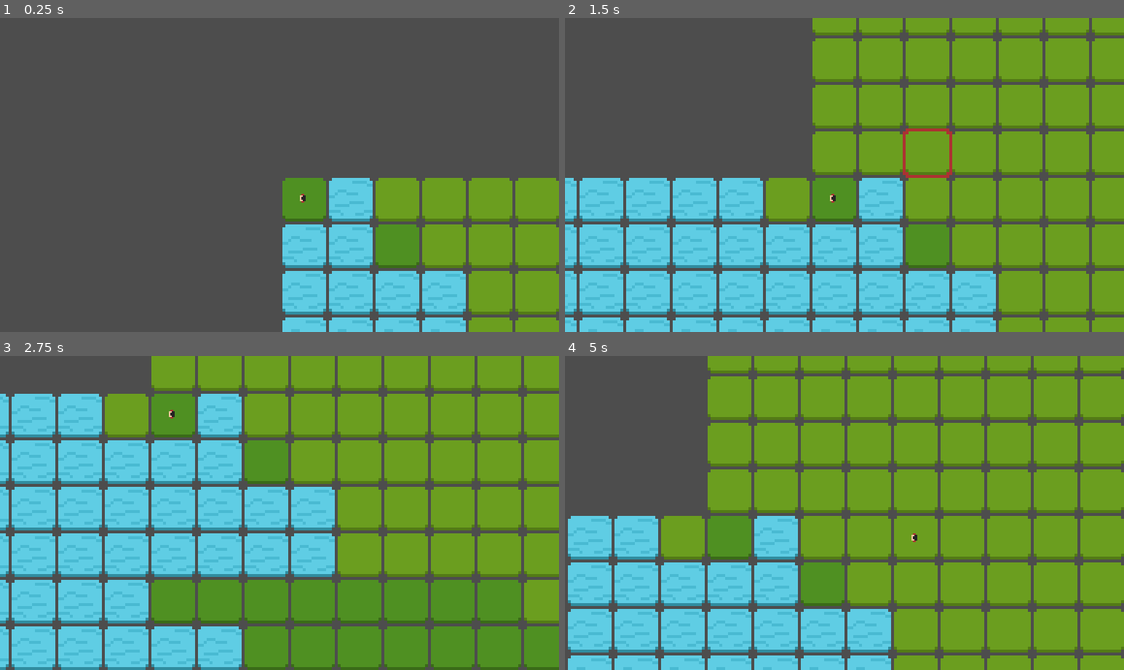
Above: before the commit, frames 1-4 (two rows, left to right).
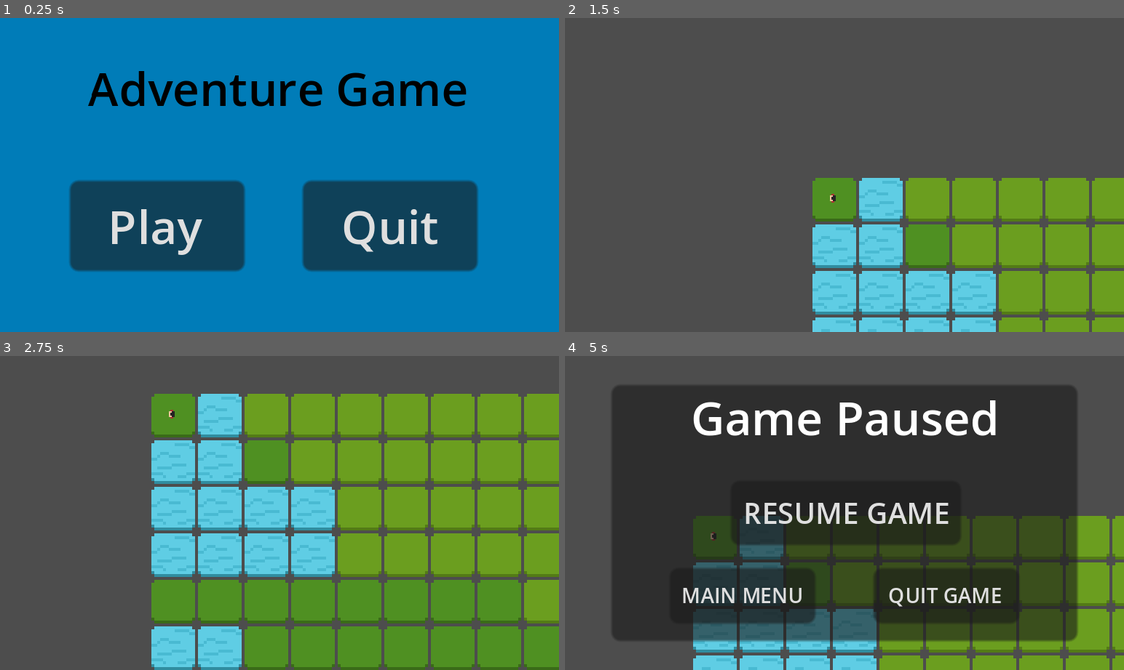
Above: after the commit, the same moments.

Repository: Tiboaa/AdventureGame
Game: Godot game, scene res://MainMenu/main_menu.tscn
Same seed, same stepped clock (60 frames per second), same inputs: the game is played once before the commit and once after it. Before the commit the project starts from res://World/world_test.tscn.
Inputs (mouse positions are in pixels of both pictures, inside the frame that each line leads up to):
- Up to frame 1 (0.25 s): no input
- Up to frame 2 (1.5 s): click (721, 225) at 0.5 s, where only the run after the commit has a clickable "Play"; tap Enter at 1.25 s; move the mouse to (967, 159) at 1.27 s; hold D (right) from 1.28 s (still down); click (967, 159) at 1.35 s
- Up to frame 3 (2.75 s): right-click (402, 497) at 1.55 s; move the mouse to (167, 528) at 2.02 s; release D (right) at 2.03 s; hold S (down) from 2.03 s (still down); right-click (167, 528) at 2.1 s; click (167, 528) at 2.3 s
- Up to frame 4 (5 s): move the mouse to (900, 443) at 2.77 s; release S (down) at 2.78 s; hold D (right) 2.78-3.53 s; click (900, 443) at 2.85 s; right-click (900, 443) at 3.05 s; move the mouse to (816, 575) at 3.52 s; hold W (up) 3.53-4.28 s; right-click (816, 575) at 3.6 s; click (816, 575) at 3.8 s; move the mouse to (1012, 560) at 4.27 s; hold A (left) from 4.28 s (still down); click (1012, 560) at 4.35 s; right-click (1012, 560) at 4.55 s; tap Escape (esc, bound only after the commit) at 4.9 s

The runs differ from the first frame. In frame 1, 100% of the frame differs, in the area x 0-100%, y 0-100%; in frame 2, 43%; in frame 3, 28%; in frame 4, 83%.

Commit message:
tile_info_added

Diff:
--- /dev/null
+++ b/Characters/GUI/gui.tscn
@@ -0,0 +1,80 @@
+[gd_scene format=3 uid="uid://baeyksryn2utx"]
+
+[node name="GUI" type="Control"]
+layout_mode = 3
+anchors_preset = 15
+anchor_right = 1.0
+anchor_bottom = 1.0
+grow_horizontal = 2
+grow_vertical = 2
+
+[node name="Pause" type="Panel" parent="."]
+process_mode = 2
+layout_mode = 1
+anchors_preset = 8
+anchor_left = 0.5
+anchor_top = 0.5
+anchor_right = 0.5
+anchor_bottom = 0.5
+offset_left = -80.0
+offset_top = -44.0
+offset_right = 80.0
+offset_bottom = 44.0
+grow_horizontal = 2
+grow_vertical = 2
+
+[node name="Label" type="Label" parent="Pause"]
+layout_mode = 1
+anchors_preset = 5
+anchor_left = 0.5
+anchor_right = 0.5
+offset_left = -20.0
+offset_right = 20.0
+offset_bottom = 23.0
+grow_horizontal = 2
+text = "Game Paused"
+
+[node name="ResumeTemp" type="Button" parent="Pause"]
+layout_mode = 1
+anchors_preset = 8
+anchor_left = 0.5
+anchor_top = 0.5
+anchor_right = 0.5
+anchor_bottom = 0.5
+offset_left = -39.5
+offset_top = -11.0
+offset_right = 39.5
+offset_bottom = 11.0
+grow_horizontal = 2
+grow_vertical = 2
+theme_override_font_sizes/font_size = 10
+text = "RESUME GAME"
+
+[node name="MainMenuTemp" type="Button" parent="Pause"]
+layout_mode = 1
+anchors_preset = 2
+anchor_top = 1.0
+anchor_bottom = 1.0
+offset_left = 20.0
+offset_top = -25.0
+offset_right = 70.0
+offset_bottom = -6.0
+grow_vertical = 0
+theme_override_font_sizes/font_size = 7
+text = "MAIN MENU"
+
+[node name="QuitTemp" type="Button" parent="Pause"]
+layout_mode = 1
+anchors_preset = 3
+anchor_left = 1.0
+anchor_top = 1.0
+anchor_right = 1.0
+anchor_bottom = 1.0
+offset_left = -70.0
+offset_top = -25.0
+offset_right = -20.0
+offset_bottom = -6.0
+grow_horizontal = 0
+grow_vertical = 0
+theme_override_font_sizes/font_size = 7
+text = "QUIT GAME"
--- a/Characters/character.gd
+++ b/Characters/character.gd
@@ -1,11 +1,13 @@
 extends CharacterBody2D
 
+@onready var tile_info = "res://Utility/tile_info_db.gd"
 
 const CHUNK = 16
 @export var base_movement_wallet = 6
 
 signal is_moving(moving)
 signal character_postion(character_pos)
+
 
 var past_position
 var click_position = Vector2(0, 0)
@@ -33,28 +35,30 @@
 		if tile_type == Vector2i(5, 5):
 			emit_signal("is_moving", false)
 			return
-		#if tile_type == Vector2i(-1,-1):
-			#emit_signal("character_postion", pos)
 
-		#emit_signal("character_postion", pos)
 		past_position = pos
-	var movement_cost = global_position-pos
+	var anim_mov_cost = global_position-pos
 	#print(movement_cost)
-	while movement_cost.x < 0:
-		global_position.x += 0.5
-		movement_cost.x += 0.5
-		await get_tree().create_timer(0.01).timeout
-	while movement_cost.x > 0:
-		global_position.x -= 0.5
-		movement_cost.x -= 0.5
-		await get_tree().create_timer(0.01).timeout
-	while movement_cost.y < 0:
-		global_position.y += 0.5
-		movement_cost.y += 0.5
-		await get_tree().create_timer(0.01).timeout
-	while movement_cost.y > 0:
-		global_position.y -= 0.5
-		movement_cost.y -= 0.5
-		await get_tree().create_timer(0.01).timeout
+	if movement_wallet > 0:
+		while anim_mov_cost.x < 0:
+			global_position.x += 0.5
+			anim_mov_cost.x += 0.5
+			await get_tree().create_timer(0.01).timeout
+		while anim_mov_cost.x > 0:
+			global_position.x -= 0.5
+			anim_mov_cost.x -= 0.5
+			await get_tree().create_timer(0.01).timeout
+		while anim_mov_cost.y < 0:
+			global_position.y += 0.5
+			anim_mov_cost.y += 0.5
+			await get_tree().create_timer(0.01).timeout
+		while anim_mov_cost.y > 0:
+			global_position.y -= 0.5
+			anim_mov_cost.y -= 0.5
+			await get_tree().create_timer(0.01).timeout
 	emit_signal("is_moving", false)
 	#global_position = pos
+
+
+func get_tiles_between_target(past_tile, new_tile):
+	pass
--- a/MainMenu/main_menu.gd
+++ b/MainMenu/main_menu.gd
@@ -2,9 +2,21 @@
 
 @onready var bg = $Background
 
+var game_scene = "res://World/world_test.tscn"
 
 func _ready():
+	get_tree().paused = false
+
 	#Background
 	bg.layout_mode = PRESET_FULL_RECT
 	bg.size = get_viewport_rect().size
 	bg.color = Color("#007CB8")
+
+
+
+func _on_quit_pressed():
+	get_tree().quit()
+
+func _on_play_pressed():
+	var _game_scene = get_tree().change_scene_to_file(game_scene)
+	# game_start = get_tree().change_scene_to_file(game_scene) <- mi a különbség?
--- a/MainMenu/main_menu.tscn
+++ b/MainMenu/main_menu.tscn
@@ -54,3 +54,6 @@
 grow_horizontal = 0
 grow_vertical = 2
 text = "Quit"
+
+[connection signal="pressed" from="PlayTemporary" to="." method="_on_play_pressed"]
+[connection signal="pressed" from="QuitTemporary" to="." method="_on_quit_pressed"]
--- /dev/null
+++ b/Utility/tile_info_db.gd
@@ -0,0 +1,165 @@
+extends Node
+
+const tile_info = {
+	# GRASS LAND
+	Vector2(0, 0): {
+		"type": "land",
+		"height": "flat",
+		"biome": "grassland",
+		"vegetation": null,
+		"movement_cost": 1.0
+	},
+	Vector2(0, 1): {
+		"type": "land",
+		"height": "flat",
+		"biome": "grassland",
+		"vegetation": "tall_grass",
+		"movement_cost": 1.5
+	},
+	Vector2(0, 2): {
+		"type": "land",
+		"height": "flat",
+		"biome": "grassland",
+		"vegetation": "trees",
+		"movement_cost": 2.0
+	},
+	Vector2(0, 3): {
+		"type": "land",
+		"height": "mountain",
+		"biome": "grassland",
+		"vegetation": null,
+		"movement_cost": 4.0
+	},
+	Vector2(1, 0): {
+		"type": "land",
+		"height": "hill",
+		"biome": "grassland",
+		"vegetation": null,
+		"movement_cost": 2.0
+	},
+	Vector2(1, 1): {
+		"type": "land",
+		"height": "hill",
+		"biome": "grassland",
+		"vegetation": "tall_grass",
+		"movement_cost": 2.5
+	},
+	Vector2(1, 2): {
+		"type": "land",
+		"height": "hill",
+		"biome": "grassland",
+		"vegetation": "trees",
+		"movement_cost": 3.0
+	},
+
+	# SAVANNA
+	Vector2(2, 0): {
+		"type": "land",
+		"height": "flat",
+		"biome": "savanna",
+		"vegetation": null,
+		"movement_cost": 1.0
+	},
+	Vector2(2, 1): {
+		"type": "land",
+		"height": "flat",
+		"biome": "savanna",
+		"vegetation": "tall_grass",
+		"movement_cost": 1.5
+	},
+	Vector2(2, 2): {
+		"type": "land",
+		"height": "flat",
+		"biome": "savanna",
+		"vegetation": "trees",
+		"movement_cost": 2.0
+	},
+	Vector2(2, 3): {
+		"type": "land",
+		"height": "mountain",
+		"biome": "savanna",
+		"vegetation": null,
+		"movement_cost": 4.0
+	},
+	Vector2(3, 0): {
+		"type": "land",
+		"height": "hill",
+		"biome": "savanna",
+		"vegetation": null,
+		"movement_cost": 2.0
+	},
+	Vector2(3, 1): {
+		"type": "land",
+		"height": "hill",
+		"biome": "savanna",
+		"vegetation": "tall_grass",
+		"movement_cost": 2.5
+	},
+	Vector2(3, 2): {
+		"type": "land",
+		"height": "hill",
+		"biome": "savanna",
+		"vegetation": "trees",
+		"movement_cost": 3.0
+	},
+
+	# DESERT
+	Vector2(4, 0): {
+		"type": "land",
+		"height": "flat",
+		"biome": "desert",
+		"vegetation": null,
+		"movement_cost": 1.0
+	},
+	Vector2(4, 1): {
+		"type": "land",
+		"height": "flat",
+		"biome": "desert",
+		"vegetation": "tall_grass",
+		"movement_cost": 1.5
+	},
+	Vector2(4, 2): {
+		"type": "land",
+		"height": "flat",
+		"biome": "desert",
+		"vegetation": "trees",
+		"movement_cost": 2.0
+	},
+	Vector2(4, 3): {
+		"type": "land",
+		"height": "mountain",
+		"biome": "desert",
+		"vegetation": null,
+		"movement_cost": 4.0
+	},
+	Vector2(5, 0): {
+		"type": "land",
+		"height": "hill",
+		"biome": "desert",
+		"vegetation": null,
+		"movement_cost": 2.0
+	},
+	Vector2(5, 1): {
+		"type": "land",
+		"height": "hill",
+		"biome": "desert",
+		"vegetation": "tall_grass",
+		"movement_cost": 2.5
+	},
+	Vector2(5, 2): {
+		"type": "land",
+		"height": "hill",
+		"biome": "desert",
+		"vegetation": "trees",
+		"movement_cost": 3.0
+	},
+
+	# WATER
+	Vector2(5, 5): {
+		"type": "water",
+		"height": "below_sea_level",
+		"biome": "sea",
+		"vegetation": null,
+		"movement_cost": 9999.5
+	}
+}
--- a/World/chunk_map.gd
+++ b/World/chunk_map.gd
@@ -1,6 +1,6 @@
 extends TileMap
 
-
+@onready var tile_info = "res://Utility/tile_info_db.gd"
 
 var land_noise = FastNoiseLite.new()
 var height_noise = FastNoiseLite.new()
@@ -37,7 +37,7 @@
 	#print(tile_position)
 	if tile_position.x % 16 != 0:
 		tile_position.x = round_down_to_nearest_16(tile_position.x)
-		#print("pos x change: ", tile_position)
+		#("pos x change: ", tile_position)
 	if tile_position.y % 16 != 0:
 		tile_position.y = round_down_to_nearest_16(tile_position.y)
 		#print("pos y change: ", tile_position)
@@ -57,17 +57,17 @@
 	var grass = grass_noise.get_noise_2d(tile_pos.x + X, tile_pos.y + Y)
 	var trees = tree_noise.get_noise_2d(tile_pos.x + X, tile_pos.y + Y)
 
-	var biome_index = 0 # GRASS
+	var biome_index = 0 # GRASS_LAND
 	var vegetation_index = 0 # NOTHING
 
 	if land >= 0:
 		if biome > 0:
-			biome_index = 2 # STEPPE
+			biome_index = 2 # SAVANNA
 			if biome > 0.5:
 				biome_index = 4 # DESERT
 
 		if grass > 0.4:
-			vegetation_index = 1 # GRASS
+			vegetation_index = 1 # GRASS_LAND
 		if trees > 0.1:
 			vegetation_index = 2 # TREES --> TREES OVERWRITE GRASS RN ITS INTENDED --> FEATURE
 
@@ -83,6 +83,7 @@
 func check_tile_type(clicked_tile):
 	#var clicked_tile = map_to_local(clicked_pos)
 	#print(get_cell_atlas_coords(0, clicked_tile))
+	print(get_cell_atlas_coords(0, clicked_tile))
 	return get_cell_atlas_coords(0, clicked_tile)
 
 func round_down_to_nearest_16(n: int) -> int:
--- a/World/world_test.gd
+++ b/World/world_test.gd
@@ -1,34 +1,35 @@
 extends Node2D
 
-
-@onready var player = $Character
+@onready var player = $%Character
 @onready var chunk = $Chunk
 @onready var tile_ouline = $TileOutline
+@onready var pause = $%GUI/Pause
+@onready var tile_info = "res://Utility/tile_info_db.gd"
+
 var is_moving = false
 
 func _ready():
 	_on_character_character_postion(Vector2(8,8))
 
 func _process(delta):
+	if Input.is_action_just_pressed("right_click"):
+		pass
+
 	if Input.is_action_just_pressed("left_click") and not is_moving:
-		tile_ouline.visible = true
 		var clicked_global = get_global_mouse_position()
 		var clicked_tile = chunk.tile_map.local_to_map(clicked_global)
 		#print(clicked_tile)
 		tile_ouline.global_position  = chunk.tile_map.map_to_local(clicked_tile)
 		if chunk.tile_map.local_to_map(player.global_position) == clicked_tile:
 			print("player clicked")
-		else:
+			tile_ouline.visible = !tile_ouline.visible
+			return
+		if tile_ouline.visible == true:
 			var tile_type = chunk.tile_map.check_tile_type(clicked_tile)
 			player.move_there(tile_ouline.global_position, tile_type)
 			await get_tree().create_timer(0.3).timeout # TEMPORARY I NEED TO MOVE IT TO THE GIVEN POINT KINDA LIKE IN CIV6
-			#if tile_tpye == Vector2i(-1,-1):
-				#_on_character_character_postion(clicked_global)
-				#tile_tpye = chunk.tile_map.check_tile_type(clicked_tile)
-			#if tile_tpye != Vector2i(5,5):
-				#await get_tree().create_timer(0.3).timeout # TEMPORARY I NEED TO MOVE IT TO THE GIVEN POINT KINDA LIKE IN CIV6
-				#player.move_there(tile_ouline.global_position, tile_tpye)
-		tile_ouline.visible = false
+			tile_ouline.visible = false
+			return
 
 func _on_character_character_postion(character_pos):
 	#print('signal emmited:', character_pos, chunk)
@@ -36,3 +37,19 @@
 
 func _is_moving(moving):
 	is_moving = moving
+
+func _unhandled_input(event):
+	if Input.is_action_just_pressed("esc"):
+		if pause.visible == false:
+			pause.visible = true
+			get_tree().paused = true
+
+func _on_resume_pressed():
+	pause.visible = false
+	get_tree().paused = false
+
+func _on_main_menu_pressed():
+	get_tree().change_scene_to_file("res://MainMenu/main_menu.tscn")
+
+func _on_quit_pressed():
+	get_tree().quit()
--- a/World/world_test.tscn
+++ b/World/world_test.tscn
@@ -8,6 +8,7 @@
 [ext_resource type="Texture2D" uid="uid://ci03no8slavj3" path="res://Texture/TerrainSet.png" id="3_icl2g"]
 [ext_resource type="PackedScene" uid="uid://6cuokt3diicl" path="res://Characters/character.tscn" id="4_h47ne"]
 [ext_resource type="PackedScene" uid="uid://bwlklsl24cdg6" path="res://Utility/camera.tscn" id="8_mfgfx"]
+[ext_resource type="PackedScene" uid="uid://baeyksryn2utx" path="res://Characters/GUI/gui.tscn" id="9_5tmm7"]
 
 [sub_resource type="TileSetAtlasSource" id="TileSetAtlasSource_e3vuh"]
 texture = ExtResource("2_w7dxk")
@@ -66,6 +67,7 @@
 noise = SubResource("FastNoiseLite_mw7v6")
 
 [node name="WorldTest" type="Node2D"]
+process_mode = 1
 script = ExtResource("1_pea57")
 
 [node name="Chunk" type="TileMap" parent="."]
@@ -79,6 +81,7 @@
 script = ExtResource("3_1og4e")
 
 [node name="Character" parent="." instance=ExtResource("4_h47ne")]
+unique_name_in_owner = true
 position = Vector2(8, 8)
 
 [node name="Sprite2D" type="Sprite2D" parent="."]
@@ -92,5 +95,18 @@
 
 [node name="Camera" parent="." instance=ExtResource("8_mfgfx")]
 
+[node name="CanvasLayer" type="CanvasLayer" parent="."]
+
+[node name="GUI" parent="CanvasLayer" instance=ExtResource("9_5tmm7")]
+unique_name_in_owner = true
+
+[node name="Pause" parent="CanvasLayer/GUI" index="0"]
+visible = false
+
 [connection signal="character_postion" from="Character" to="." method="_on_character_character_postion"]
 [connection signal="is_moving" from="Character" to="." method="_is_moving"]
+[connection signal="pressed" from="CanvasLayer/GUI/Pause/ResumeTemp" to="." method="_on_resume_pressed"]
+[connection signal="pressed" from="CanvasLayer/GUI/Pause/MainMenuTemp" to="." method="_on_main_menu_pressed"]
+[connection signal="pressed" from="CanvasLayer/GUI/Pause/QuitTemp" to="." method="_on_quit_pressed"]
+
+[editable path="CanvasLayer/GUI"]
--- a/project.godot
+++ b/project.godot
@@ -11,7 +11,7 @@
 [application]
 
 config/name="adventureGame"
-run/main_scene="res://World/world_test.tscn"
+run/main_scene="res://MainMenu/main_menu.tscn"
 config/features=PackedStringArray("4.2", "Forward Plus")
 config/icon="res://icon.svg"
 
@@ -48,6 +48,16 @@
 "events": [Object(InputEventMouseButton,"resource_local_to_scene":false,"resource_name":"","device":-1,"window_id":0,"a …(253 unchanged characters)…
 ]
 }
+right_click={
+"deadzone": 0.5,
+"events": [Object(InputEventMouseButton,"resource_local_to_scene":false,"resource_name":"","device":-1,"window_id":0,"alt_pressed":false,"shift_pressed":false,"ctrl_pressed":false,"meta_pressed":false,"button_mask":0,"position":Vector2(0, 0),"global_position":Vector2(0, 0),"factor":1.0,"button_index":2,"canceled":false,"pressed":false,"double_click":false,"script":null)
+]
+}
+esc={
+"deadzone": 0.5,
+"events": [Object(InputEventKey,"resource_local_to_scene":false,"resource_name":"","device":-1,"window_id":0,"alt_pressed":false,"shift_pressed":false,"ctrl_pressed":false,"meta_pressed":false,"pressed":false,"keycode":0,"physical_keycode":4194305,"key_label":0,"unicode":0,"echo":false,"script":null)
+]
+}
 
 [layer_names]
 
Binary file added: Texture/BuildingsSet.png
Not shown, added: Texture/BuildingsSet.png.import
Binary file added: Texture/UI.aseprite
Binary file added: Texture/UIstart.png
Not shown, added: Texture/UIstart.png.import
Binary file added: Texture/cards.aseprite
Binary file added: Texture/cards.png
Not shown, added: Texture/cards.png.import
Not shown: 1 places in World/world_test.tscn that only renumber resources
